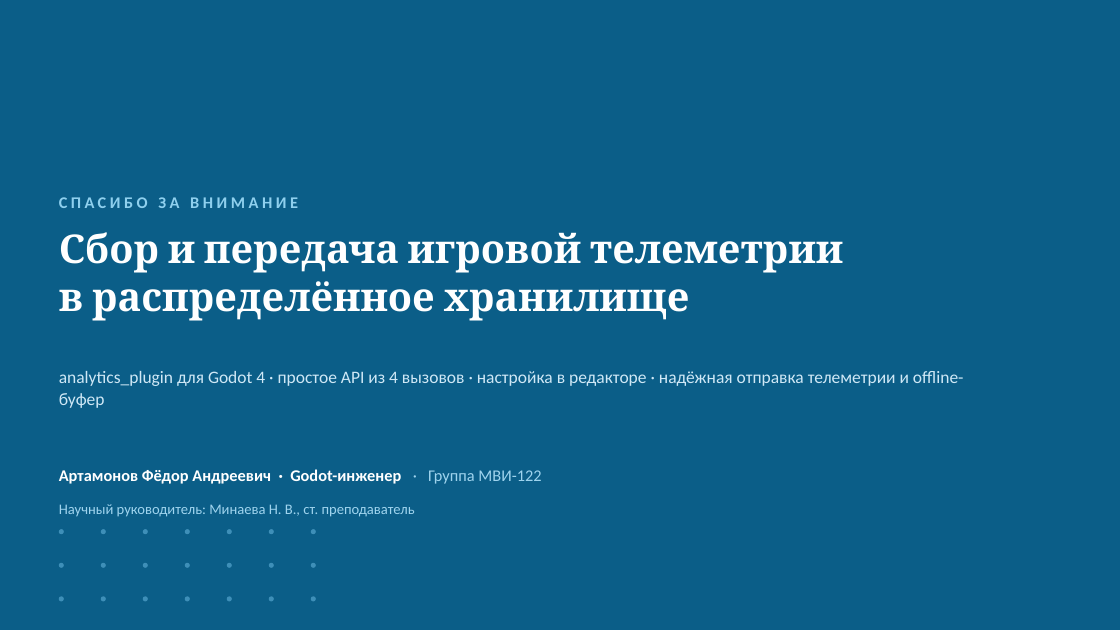
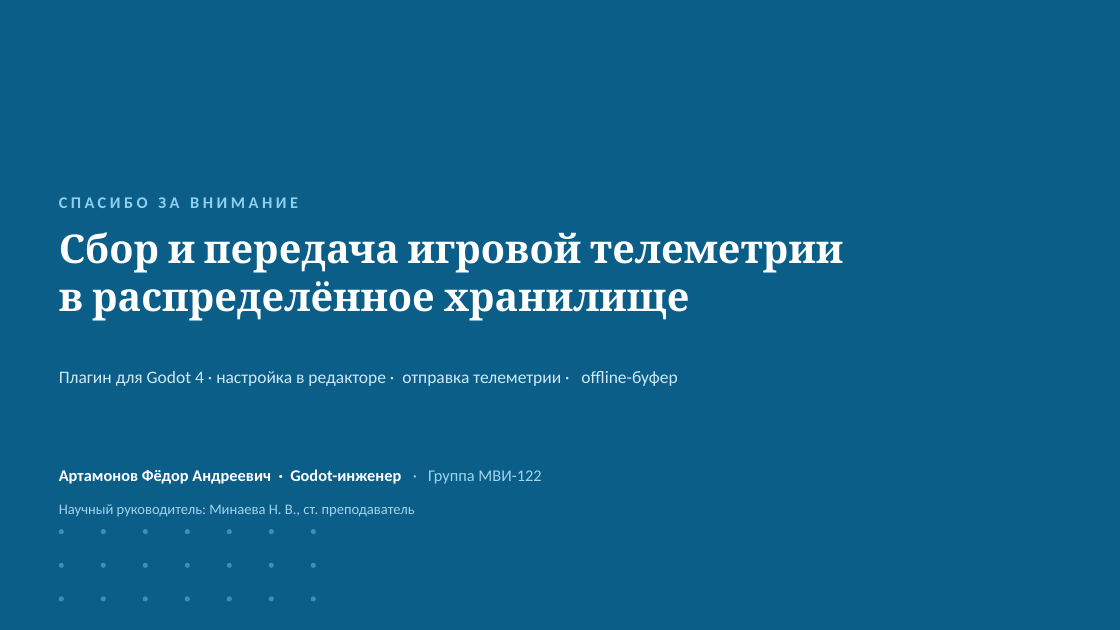
Before and after one commit to Antizi/diplom-Game_Plugs_Ai, a slide deck: slide 10 of presentations/Артамонов_ВКР_телеметрия.pptx. Drawn at 1120x630 pixels with LibreOffice and Linux fonts; fonts in the diff are those of the drawing. Boxes give left, top, right and bottom in pixels: in the first picture for what was removed or moved away, otherwise in the second. Text is boxed around its words. In the diff, an @@ line names an element or a change of style, - is before the commit and + after.

```diff
--- a/presentations/Артамонов_ВКР_телеметрия.pptx
+++ b/presentations/Артамонов_ВКР_телеметрия.pptx
@@ text at (x1=59, y1=371, x2=677, y2=386): text changed @@
-analytics_plugin для Godot 4 · простое API из 4 вызовов · настройка в редакторе · надёжная отправка телеметрии и offline-буфер
+Плагин для Godot 4 · настройка в редакторе · отправка телеметрии · offline-буфер
```
Also in this commit, not shown: 8 other slides changed, 1 slide added, 1 slide removed, 6 other files.
